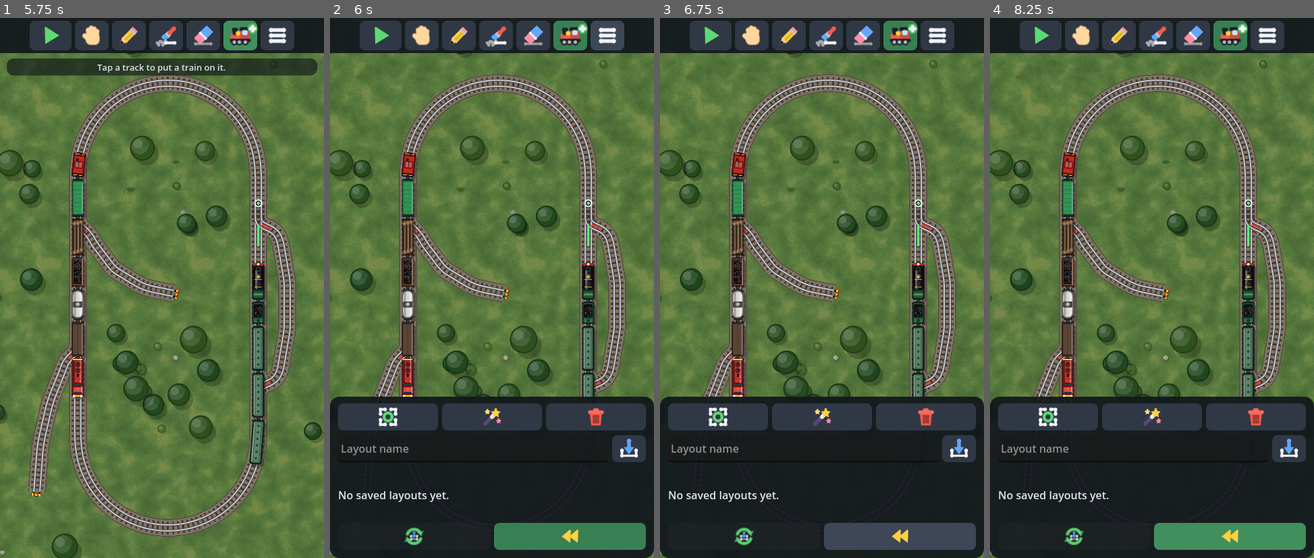
Above: before the commit, frames 1-4 (left to right).
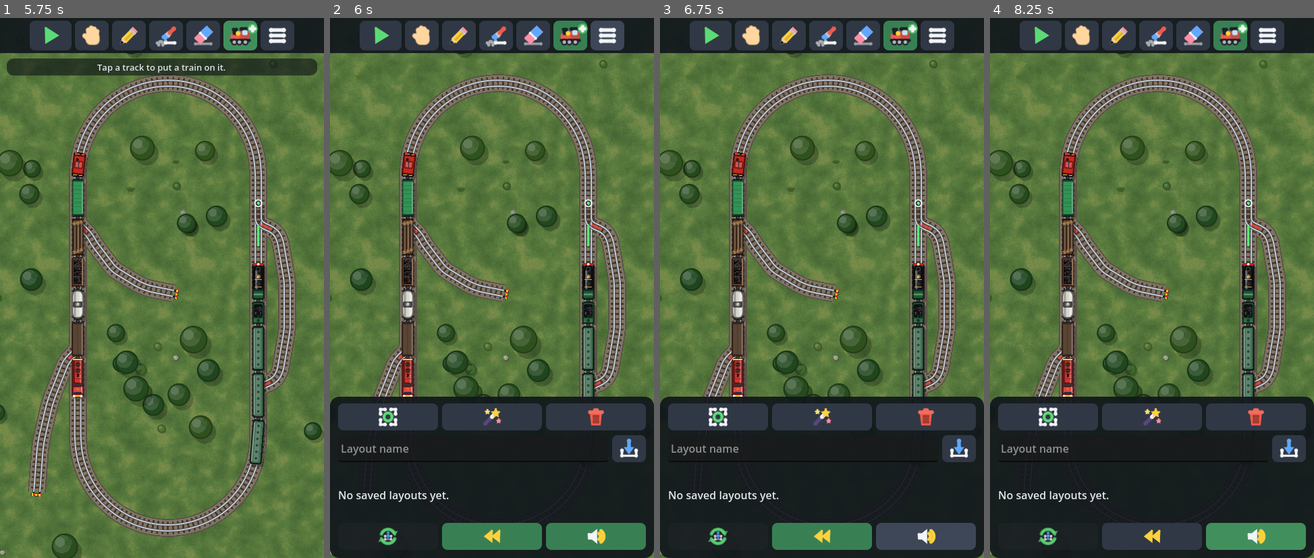
Above: after the commit, the same moments.

Repository: bvandersen/playground
Game: Godot game, scene res://Main.tscn
Same seed, same stepped clock (60 frames per second), same inputs: the game is played once before the commit and once after it.
Inputs (mouse positions are in pixels of both pictures, inside the frame that each line leads up to):
- Up to frame 1 (5.75 s): click (51, 34) at 0.52 s; click (162, 34) at 1.27 s; click (90, 34) at 2.02 s; click (129, 34) at 2.77 s; click (165, 34) at 3.52 s; click (204, 34) at 4.27 s; click (239, 34) at 5.02 s
- Up to frame 2 (6 s): click (608, 34) at 5.77 s
- Up to frame 3 (6.75 s): click (899, 536) at 6.52 s
- Up to frame 4 (8.25 s): click (1152, 536) at 7.27 s; click (1255, 536) at 8.02 s

Frame 1 is identical in both runs. In frame 2, 1.4% of the frame differs, in the area x 14-86%, y 93-99%; in frame 3, 2.1%; in frame 4, 2.1%.

Commit message:
game1: add ElevenLabs-generated sound effects
Ten short clips made with ElevenLabs text-to-sound (whistle, horn,
chuff, rail clack, brake squeal, switch, coupling, track laying, erase,
UI tap), trimmed to mono WAVs under game1/rail-yard/sounds/. A new Sfx
autoload plays them: UI sounds flat, layout sounds positional through a
capped voice pool so chuffs and clacks don't pile up. Horn/chuff are
catalog fields per loco type. Sound on/off toggle in the menu, saved in
settings. Web build re-exported.

Co-Authored-By: Claude Opus 5.5 <noreply@anthropic.com>
Claude-Session: https://claude.ai/code/session_01DSr6EBwgzfLZyzFeuBnRY6

Diff:
--- a/game1/rail-yard/project.godot
+++ b/game1/rail-yard/project.godot
@@ -21,6 +21,7 @@
 [autoload]
 
 WagonCatalog="*res://scripts/train/wagon_catalog.gd"
+Sfx="*res://scripts/audio/sfx.gd"
 
 [display]
 
--- /dev/null
+++ b/game1/rail-yard/scripts/audio/sfx.gd
@@ -0,0 +1,112 @@
+extends Node
+
+## Sound effects (autoload `Sfx`). The clips in res://sounds/ were made
+## with ElevenLabs' text-to-sound model (the prompts are in docs/game1.md)
+## and trimmed to short mono WAVs; nothing is synthesised at runtime.
+##
+## `play` is for the UI (no position); `play_at` is for things happening
+## on the layout, through AudioStreamPlayer2D so a train off to the left
+## is heard on the left and one off-screen fades out. Train sounds fire
+## many times a second (every chuff, every rail joint under every bogie),
+## so each sound has a minimum gap between starts and a cap on how many
+## copies may ring at once; past that they're simply dropped.
+
+## key: {db = base volume, gap = min s between starts, max = voices at once}
+const SOUNDS := {
+	"tap": {"db": -10.0, "gap": 0.03, "max": 2},
+	"switch": {"db": -4.0, "gap": 0.08, "max": 2},
+	"track": {"db": -2.0, "gap": 0.08, "max": 2},
+	"erase": {"db": -6.0, "gap": 0.08, "max": 2},
+	"couple": {"db": -4.0, "gap": 0.08, "max": 2},
+	"whistle": {"db": -8.0, "gap": 0.25, "max": 2},
+	"horn": {"db": -9.0, "gap": 0.25, "max": 2},
+	"brake": {"db": -14.0, "gap": 0.4, "max": 2},
+	"chuff": {"db": -13.0, "gap": 0.035, "max": 5},
+	"clack": {"db": -15.0, "gap": 0.04, "max": 4},
+}
+const VOICES_2D := 20
+const VOICES_UI := 4
+## How far away (in screen px, at the current zoom) a sound on the layout
+## can still be heard; a bit more than half the screen so what's in view
+## is always audible.
+const HEAR_SCREEN_PX := 900.0
+
+var enabled := true
+
+var _streams := {}
+var _players_2d: Array = []
+var _players_ui: Array = []
+var _last_start := {} # key -> Time in s
+var _playing := {} # player -> key
+
+func _ready() -> void:
+	process_mode = Node.PROCESS_MODE_ALWAYS
+	for key in SOUNDS:
+		_streams[key] = load("res://sounds/%s.wav" % key)
+	for i in range(VOICES_2D):
+		var p := AudioStreamPlayer2D.new()
+		p.attenuation = 1.6
+		add_child(p)
+		_players_2d.append(p)
+	for i in range(VOICES_UI):
+		var p := AudioStreamPlayer.new()
+		add_child(p)
+		_players_ui.append(p)
+
+## A UI sound, the same in both ears.
+func play(key: String, db: float = 0.0, pitch: float = 1.0) -> void:
+	var p = _claim(key, _players_ui)
+	if p == null:
+		return
+	_start(p, key, db, pitch)
+
+## A sound at world position `pos`.
+func play_at(key: String, pos: Vector2, db: float = 0.0, pitch: float = 1.0) -> void:
+	var p = _claim(key, _players_2d)
+	if p == null:
+		return
+	var zoom := 1.0
+	var cam := get_viewport().get_camera_2d()
+	if cam != null:
+		zoom = cam.zoom.x
+	p.global_position = pos
+	p.max_distance = HEAR_SCREEN_PX / maxf(zoom, 0.05)
+	_start(p, key, db, pitch)
+
+## A free player for `key`, or null if it's too soon or too many are
+## already ringing. If every voice is busy, takes over the one that was
+## taken over longest ago.
+func _claim(key: String, pool: Array):
+	if not enabled or not _streams.has(key):
+		return null
+	var cfg: Dictionary = SOUNDS[key]
+	var now := Time.get_ticks_msec() / 1000.0
+	if now - float(_last_start.get(key, -1.0)) < float(cfg["gap"]):
+		return null
+	var same := 0
+	var free = null
+	for p in pool:
+		if p.playing:
+			if _playing.get(p, "") == key:
+				same += 1
+		elif free == null:
+			free = p
+	if same >= int(cfg["max"]):
+		return null
+	if free == null:
+		free = pool[0]
+		pool.erase(free)
+		pool.append(free)
+	_last_start[key] = now
+	return free
+
+func _start(p, key: String, db: float, pitch: float) -> void:
+	p.stream = _streams[key]
+	p.volume_db = float(SOUNDS[key]["db"]) + db
+	p.pitch_scale = pitch
+	_playing[p] = key
+	p.play()
+
+func stop_all() -> void:
+	for p in _players_2d + _players_ui:
+		p.stop()
--- a/game1/rail-yard/scripts/main.gd
+++ b/game1/rail-yard/scripts/main.gd
@@ -44,6 +44,7 @@
 
 ## Settings (user://settings.json), same meaning as in game2.
 var reset_on_stop: bool = true
+var sound_enabled: bool = true
 var autosave_enabled: bool = false
 var current_slot: String = ""
 
@@ -165,6 +166,10 @@
 		else:
 			mark_dirty()
 	ui.on_mode_changed(mode)
+	if mode == MODE_PLAY:
+		for t in trains:
+			if t.running:
+				t.sound_horn()
 	if mode == MODE_DESIGN:
 		ui.on_selection_changed(selected_train)
 	trains_view.queue_redraw()
@@ -257,12 +262,15 @@
 func _load_settings() -> void:
 	var st := SceneStore.load_settings()
 	reset_on_stop = bool(st.get("reset_on_stop", reset_on_stop))
+	sound_enabled = bool(st.get("sound", sound_enabled))
+	Sfx.enabled = sound_enabled
 	autosave_enabled = bool(st.get("autosave", autosave_enabled))
 	current_slot = str(st.get("current_slot", current_slot))
 
 func save_settings() -> void:
 	SceneStore.save_settings({
 		"reset_on_stop": reset_on_stop,
+		"sound": sound_enabled,
 		"autosave": autosave_enabled,
 		"current_slot": current_slot,
 	})
@@ -398,6 +406,7 @@
 		return
 	push_undo()
 	trains.append(t)
+	Sfx.play_at("couple", t.anchor)
 	set_tool(TOOL_SELECT)
 	select_train(t)
 	mark_dirty()
@@ -405,6 +414,8 @@
 func remove_train(t: Train) -> void:
 	push_undo()
 	trains.erase(t)
+	if not t.world.is_empty():
+		Sfx.play_at("erase", t.world[0]["center"])
 	if selected_train == t:
 		select_train(null)
 	trains_view.queue_redraw()
@@ -421,6 +432,7 @@
 			select_train(trains[idx])
 		ui.show_message("That doesn't fit on this track." if not fits else "That would run into another train.")
 		return
+	Sfx.play_at("couple", t.world[t.world.size() - 1]["center"] if not t.world.is_empty() else t.anchor)
 	trains_view.queue_redraw()
 	ui.on_selection_changed(t)
 	mark_dirty()
@@ -471,6 +483,7 @@
 	if n == null:
 		return false
 	net.toggle_switch(n)
+	Sfx.play_at("switch", n.position)
 	track_view.queue_redraw()
 	if mode == MODE_DESIGN:
 		mark_dirty()
@@ -684,6 +697,7 @@
 				_undo.pop_back()
 				ui.on_undo_changed(_undo.size())
 				return
+			Sfx.play_at("track", stroke[stroke.size() - 1])
 			_on_tracks_changed()
 		"smooth":
 			if _brush_held < BRUSH_TAP_TIME:
@@ -747,6 +761,8 @@
 		var hit := train_at(w)
 		if not hit.is_empty():
 			hit[0].running = not hit[0].running
+			if hit[0].running:
+				hit[0].sound_horn()
 			trains_view.queue_redraw()
 			return
 		toggle_switch_near(w)
@@ -765,6 +781,7 @@
 				return
 			push_undo()
 			net.remove_segment(seg_hit["seg"])
+			Sfx.play_at("erase", seg_hit["pos"])
 			_on_tracks_changed()
 		TOOL_TRAIN:
 			place_train_at(w)
--- a/game1/rail-yard/scripts/train/train.gd
+++ b/game1/rail-yard/scripts/train/train.gd
@@ -70,6 +70,7 @@
 var _joint_f: Array = []
 var _joint_r: Array = []
 var _emit: Array = []
+var _braking := false # squealed for this stop already
 
 func car_len(i: int) -> float:
 	return float(WagonCatalog.entry(cars[i]["type"])["length"])
@@ -263,9 +264,30 @@
 		if _block_timer > _block_wait:
 			direction = -direction
 			_block_timer = 0.0
+			sound_horn()
 	else:
 		_block_timer = 0.0
+	# Brakes squeal once as it pulls up to a stop from speed.
+	var moving := absf(_avg_v())
+	if not _braking and target < 5.0 and moving > 45.0 and not world.is_empty():
+		_braking = true
+		Sfx.play_at("brake", world[lead]["center"], 0.0, randf_range(0.9, 1.1))
+	elif _braking and moving < 5.0:
+		_braking = false
 	return target
+
+## The lead loco's horn or whistle (the catalog's `horn`), if it has one.
+func sound_horn() -> void:
+	if world.is_empty():
+		return
+	var order := range(cars.size())
+	if direction < 0:
+		order.reverse()
+	for i in order:
+		var key: String = WagonCatalog.entry(cars[i]["type"]).get("horn", "")
+		if key != "":
+			Sfx.play_at(key, world[i]["center"], 0.0, randf_range(0.95, 1.05))
+			return
 
 ## The obstacle points (centre, bogies, ends) of every car -- other than
 ## our own leading one -- that could be near any of `pts`.
@@ -405,12 +427,19 @@
 		var jf := floori((s[i] + b) / JOINT)
 		var jr := floori((s[i] - b) / JOINT)
 		var kick := 14.0 * minf(absf(vi) / 110.0, 1.6)
+		# Every bogie clacking at once is a buzz, not a rhythm; the ends'
+		# bogies alone give the da-dum ... da-dum.
+		var ends := i == 0 or i == world.size() - 1
 		if jf != _joint_f[i]:
 			bounce_v[i] += kick
 			_joint_f[i] = jf
+			if ends:
+				_clack(w["pf"], vi)
 		if jr != _joint_r[i]:
 			bounce_v[i] += kick * 0.8
 			_joint_r[i] = jr
+			if ends:
+				_clack(w["pr"], vi)
 		bounce_v[i] += (-380.0 * bounce[i] - 9.0 * bounce_v[i]) * delta
 		bounce[i] += bounce_v[i] * delta
 		# Pitch: the body tips back when accelerating, forward when braking.
@@ -419,6 +448,15 @@
 		pitch[i] = lerpf(pitch[i], clampf(-acc * 0.03, -2.5, 2.5), 0.15)
 		if smoke != null:
 			_smoke(i, w, vi, delta, smoke)
+
+## The clickety-clack: a bogie rolling over a rail joint, louder and
+## sharper the faster it goes.
+static func _clack(pos: Vector2, vi: float) -> void:
+	var sp := absf(vi)
+	if sp < 8.0:
+		return
+	var loud := clampf(sp / 140.0, 0.15, 1.2)
+	Sfx.play_at("clack", pos, linear_to_db(loud), randf_range(0.9, 1.05) + sp * 0.0008)
 
 func _smoke(i: int, w: Dictionary, vi: float, delta: float, smoke: Smoke) -> void:
 	var e := WagonCatalog.entry(cars[i]["type"])
@@ -434,6 +472,8 @@
 		while _emit[i] >= 1.0:
 			_emit[i] -= 1.0
 			smoke.puff(stack, car_vel * 0.25, "steam", 0.6 + effort * 0.7)
+			if e.get("chuff", false) and absf(vi) > 4.0:
+				Sfx.play_at("chuff", stack, linear_to_db(0.35 + 0.65 * effort), randf_range(0.92, 1.08))
 	else:
 		_emit[i] += delta * (2.0 + 22.0 * effort)
 		while _emit[i] >= 1.0:
--- a/game1/rail-yard/scripts/train/wagon_catalog.gd
+++ b/game1/rail-yard/scripts/train/wagon_catalog.gd
@@ -9,19 +9,21 @@
 ## `powered` cars apply traction, `smoke` picks the exhaust effect and
 ## `stack_x` where on the car (px ahead of its center) it comes out.
 ## `livery` cars take the train's livery colour; the rest keep their own.
+## `horn` is the Sfx a loco sounds when it sets off (see Sfx), and
+## `chuff` locos make a chuff with every exhaust puff.
 
 var art := WagonArt.new()
 
 var CATALOG := {
 	"diesel": {
 		"name": "Diesel", "length": 62.0, "width": 18.0, "mass": 4.0, "powered": true,
-		"smoke": "diesel", "stack_x": -4.0, "livery": true,
+		"smoke": "diesel", "stack_x": -4.0, "livery": true, "horn": "horn",
 		"colors": [Color(0.8, 0.2, 0.17), Color(0.16, 0.34, 0.62), Color(0.93, 0.6, 0.12), Color(0.2, 0.46, 0.3)],
 		"paint": art.diesel,
 	},
 	"steam": {
 		"name": "Steam", "length": 58.0, "width": 18.0, "mass": 4.5, "powered": true,
-		"smoke": "steam", "stack_x": 20.0, "livery": true,
+		"smoke": "steam", "stack_x": 20.0, "livery": true, "horn": "whistle", "chuff": true,
 		"colors": [Color(0.12, 0.36, 0.2), Color(0.5, 0.1, 0.1), Color(0.12, 0.2, 0.42)],
 		"paint": art.steam,
 	},
--- a/game1/rail-yard/scripts/ui/icon_art.gd
+++ b/game1/rail-yard/scripts/ui/icon_art.gd
@@ -44,6 +44,7 @@
 		"eye": _eye(ci)
 		"check": _check(ci)
 		"pause": _pause(ci)
+		"sound": _sound(ci)
 	ci.draw_set_transform(Vector2.ZERO, 0.0)
 
 ## A small round badge ("plus" / "cross") in the top-right corner of a
@@ -290,3 +291,9 @@
 
 static func _check(ci) -> void:
 	stroke(ci, [Vector2(4, 12.5), Vector2(9.5, 18), Vector2(20, 6)], GREEN, 3.6)
+
+## A loudspeaker with sound waves: "sounds on/off".
+static func _sound(ci) -> void:
+	poly(ci, PackedVector2Array([Vector2(3, 9), Vector2(7.5, 9), Vector2(13, 4), Vector2(13, 20), Vector2(7.5, 15), Vector2(3, 15)]), WHITE)
+	stroke(ci, arc_pts(Vector2(13, 12), 4.5, -PI * 0.3, PI * 0.3, 8), YELLOW, 2.0)
+	stroke(ci, arc_pts(Vector2(13, 12), 8.5, -PI * 0.3, PI * 0.3, 10), YELLOW, 2.0)
--- a/game1/rail-yard/scripts/ui/icon_button.gd
+++ b/game1/rail-yard/scripts/ui/icon_button.gd
@@ -16,6 +16,7 @@
 	icon_id = id
 	tooltip_text = tip
 	custom_minimum_size = min_size
+	pressed.connect(func(): Sfx.play("tap", 0.0, randf_range(0.95, 1.05)))
 
 func set_icon(id: String) -> void:
 	if id != icon_id:
--- a/game1/rail-yard/scripts/ui/ui_root.gd
+++ b/game1/rail-yard/scripts/ui/ui_root.gd
@@ -44,6 +44,7 @@
 var saves_list: VBoxContainer
 var autosave_button: IconButton
 var reset_button: IconButton
+var sound_button: IconButton
 
 var current_train: Train = null
 var _message_time := 0.0
@@ -488,6 +489,13 @@
 	reset_button.toggled.connect(_on_reset_toggled)
 	toggles.add_child(reset_button)
 
+	sound_button = IconButton.new("sound", "Sounds on or off")
+	sound_button.toggle_mode = true
+	sound_button.size_flags_horizontal = Control.SIZE_EXPAND_FILL
+	sound_button.button_pressed = main.sound_enabled
+	sound_button.toggled.connect(_on_sound_toggled)
+	toggles.add_child(sound_button)
+
 func _on_demo_pressed() -> void:
 	main.push_undo()
 	main.load_demo()
@@ -532,6 +540,13 @@
 
 func _on_reset_toggled(on: bool) -> void:
 	main.reset_on_stop = on
+	main.save_settings()
+
+func _on_sound_toggled(on: bool) -> void:
+	main.sound_enabled = on
+	Sfx.enabled = on
+	if not on:
+		Sfx.stop_all()
 	main.save_settings()
 
 func _refresh_saves() -> void:
Not shown, added: game1/rail-yard/sounds/brake.wav.import
Not shown, added: game1/rail-yard/sounds/chuff.wav.import
Not shown, added: game1/rail-yard/sounds/clack.wav.import
Not shown, added: game1/rail-yard/sounds/couple.wav.import
Not shown, added: game1/rail-yard/sounds/erase.wav.import
Not shown, added: game1/rail-yard/sounds/horn.wav.import
Not shown, added: game1/rail-yard/sounds/switch.wav.import
Not shown, added: game1/rail-yard/sounds/tap.wav.import
Not shown, added: game1/rail-yard/sounds/track.wav.import
Not shown, added: game1/rail-yard/sounds/whistle.wav.import
Not shown, changed: docs/game1.md
Not shown, added: game1/rail-yard/sounds/brake.wav
(and 11 more such lines)
